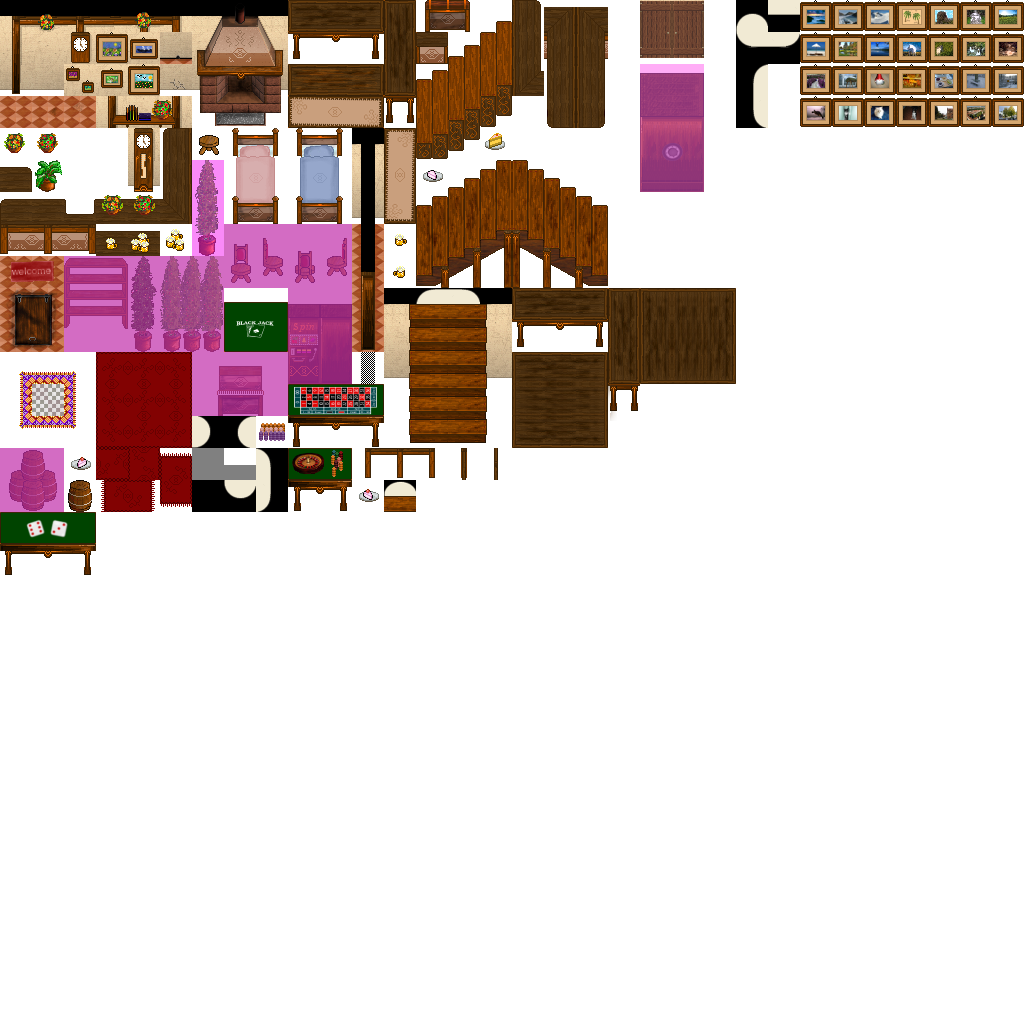
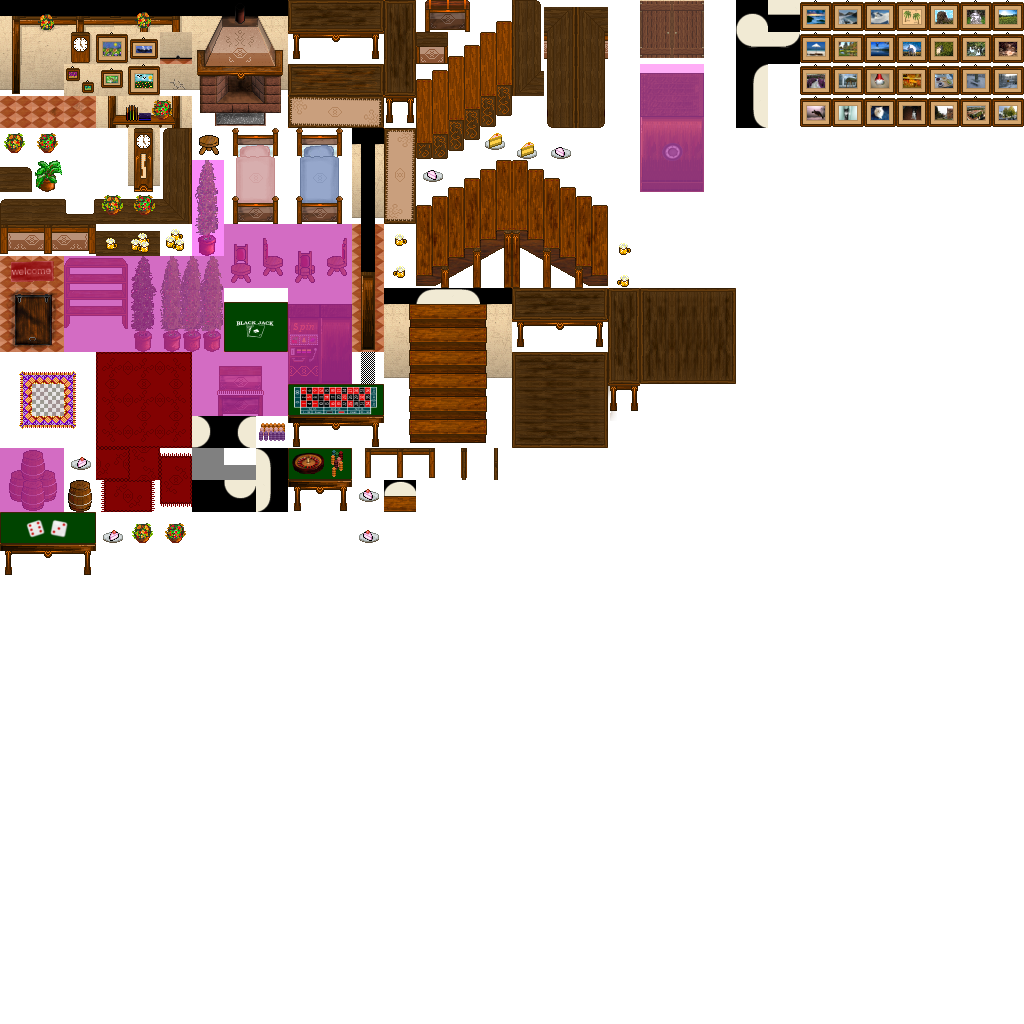
Comparing the layer stacks of the two 1024 × 1024 images. Changes:
added layer "Eingefügte Ebene" above "Würfel" over [617,275,629,287]
painted on "Hintergrund" over [103,142,631,543]
